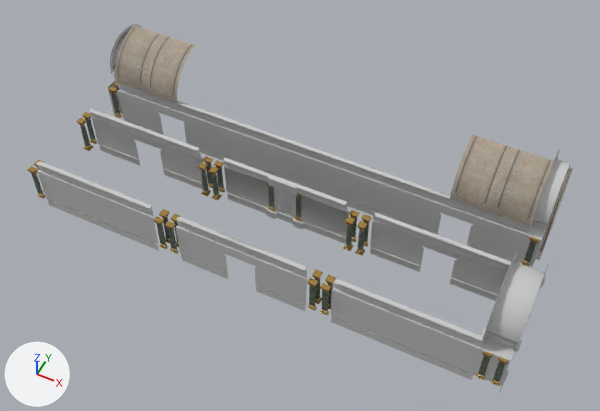
Two versions of the OBJ model 3D Obj/Hallway.obj, one commit apart.
Camera for both pictures: a 50 mm camera at (23.9, -16.7, 58.5) aimed at (1.8, 27.5, 3.3). Arrows for +X, +Y and +Z are at lower left; the lights stay in place. Where no turn or scale is listed for an object, it has been applied to the vertices.

Before the edit, the objects in view are built like this:
```python
me_gang_cap_bogen001 = bpy.data.meshes.new('Gang_Cap_Bogen001')
me_gang_cap_bogen001.from_pydata(...)  # 204 vertices, 330 faces; spans x 22.16..22.49, y 31.99..40.19, z 0.0..8.84
me_gang_cap_bogen001.materials.append(mat_material__921)  # picture img_caps_jpg
me_gang_cap_bogen002 = bpy.data.meshes.new('Gang_Cap_Bogen002')
me_gang_cap_bogen002.from_pydata(...)  # 204 vertices, 330 faces; spans x -22.13..-21.8, y 31.99..40.19, z 0.0..8.84
me_gang_cap_bogen002.materials.append(mat_material__921)  # picture img_caps_jpg
me_gang_wand_standart068 = bpy.data.meshes.new('Gang_Wand_Standart068')
me_gang_wand_standart068.from_pydata(...)  # 32 vertices, 28 faces; spans x 8.61..14.84, y 19.52..19.93, z 0.0..5.64
me_gang_wand_standart068.materials.append(mat_corridor)  # its picture is missing
ob_gang_cap_bogen001 = bpy.data.objects.new('Gang_Cap_Bogen001', me_gang_cap_bogen001)
ob_gang_cap_bogen001.location = (0.0, 0.0, 0.0)
ob_gang_cap_bogen002 = bpy.data.objects.new('Gang_Cap_Bogen002', me_gang_cap_bogen002)
ob_gang_cap_bogen002.location = (0.0, 0.0, 0.0)
ob_gang_wand_standart068 = bpy.data.objects.new('Gang_Wand_Standart068', me_gang_wand_standart068)
ob_gang_wand_standart068.location = (0.0, 0.0, 0.0)
# also in view: 'Gang_Wand_Statue011' at (0.2, 27.6, 2.8); 'Gang_Wand_Tre_005' at (-14.5, 27.5, 2.8); 'Gang_Endstck071' at (22.2, 23.6, 4.9); 'Gang_Wand_Standart065' at (-11.4, 19.7, 2.8); 'Gang_Wand_Tre_004' at (0.2, 19.7, 2.8)
```
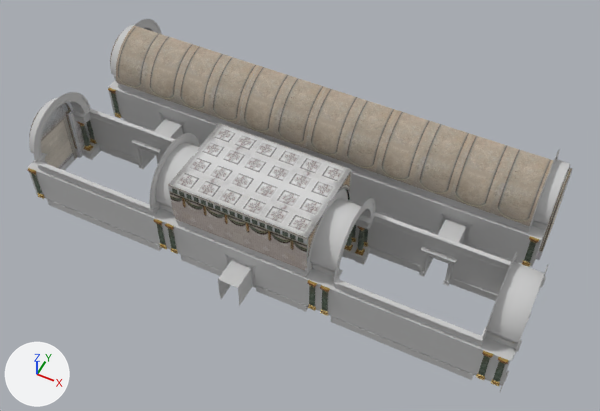
Pixel boxes [x1, y1, x2, y2] of what changed, in the pictures (600 x 411 px):
'Gang_Dach_Ecke002', added: after [168, 153, 328, 270]
'Gang_Dach_Ecke003', added: after [197, 123, 352, 202]
'Gang_Dach_Bogen_Var003', added: after [376, 111, 473, 199]
'Gang_Dach_Bogen_Var004', added: after [306, 88, 398, 173]
'Gang_Dach_Bogen_Var005', added: after [240, 66, 327, 148]
'Gang_Dach_Bogen_Var006', added: after [177, 45, 259, 125]
'Gang_Endstck072', added: after [305, 189, 375, 317]
'Gang_Endstck073', added: after [149, 133, 200, 260]
'Gang_Cap_Bogen003', added: after [29, 100, 87, 174]
'Gang_Endstck_Var013', added: after [27, 92, 101, 204]
'Door004', added: after [218, 254, 256, 306]
'Door008', added: after [438, 213, 474, 245]
'Gang_Endstck_Var012', added: after [108, 19, 162, 118]
'Door006', added: after [419, 246, 457, 286]
'Door007', added: after [154, 112, 185, 139]
'Door005', added: after [131, 139, 161, 169]
'Gang_Wand_Statue011', unchanged, covered by the edit: before [223, 157, 349, 244]

Edits to the bpy script that builds the scene:
```text
Add ob_gang_endstck_var013:
    ob_gang_endstck_var013 = bpy.data.objects.new('Gang_Endstck_Var013', me_gang_endstck_var013)  # 440 vertices, 734 faces; spans x -21.8..-20.39, y 19.53..27.73, z 0.0..9.74; in mat_corridor (its picture is missing)
    ob_gang_endstck_var013.location = (0.0, 0.0, 0.0)
Add ob_gang_endstck_var012:
    ob_gang_endstck_var012 = bpy.data.objects.new('Gang_Endstck_Var012', me_gang_endstck_var012)  # 440 vertices, 734 faces; spans x -21.8..-20.39, y 31.99..40.19, z 0.0..9.74; in mat_corridor (its picture is missing)
    ob_gang_endstck_var012.location = (0.0, 0.0, 0.0)
Add ob_gang_endstck073:
    ob_gang_endstck073 = bpy.data.objects.new('Gang_Endstck073', me_gang_endstck073)  # 683 vertices, 1204 faces; spans x -8.56..-5.73, y 19.53..27.73, z 0.0..9.74; in mat_corridor (its picture is missing)
    ob_gang_endstck073.location = (0.0, 0.0, 0.0)
Add ob_gang_endstck072:
    ob_gang_endstck072 = bpy.data.objects.new('Gang_Endstck072', me_gang_endstck072)  # 683 vertices, 1204 faces; spans x 6.09..8.92, y 19.53..27.73, z 0.0..9.74; in mat_corridor (its picture is missing)
    ob_gang_endstck072.location = (0.0, 0.0, 0.0)
Add ob_gang_dach_ecke003:
    ob_gang_dach_ecke003 = bpy.data.objects.new('Gang_Dach_Ecke003', me_gang_dach_ecke003)  # 83 vertices, 121 faces; spans x -6.03..6.41, y 23.62..27.73, z 5.64..9.74; in mat_material__317 (picture img_roof_tiles_corner_jpg)
    ob_gang_dach_ecke003.location = (0.0, 0.0, 0.0)
Add ob_gang_dach_ecke002:
    ob_gang_dach_ecke002 = bpy.data.objects.new('Gang_Dach_Ecke002', me_gang_dach_ecke002)  # 83 vertices, 121 faces; spans x -6.05..6.4, y 19.52..23.63, z 5.64..9.74; in mat_material__317 (picture img_roof_tiles_corner_jpg)
    ob_gang_dach_ecke002.location = (0.0, 0.0, 0.0)
Add ob_gang_dach_bogen_var006:
    ob_gang_dach_bogen_var006 = bpy.data.objects.new('Gang_Dach_Bogen_Var006', me_gang_dach_bogen_var006)  # 38 vertices, 36 faces; spans x -13.53..-6.68, y 31.98..36.09, z 5.64..9.74; in mat_material__887 (picture img_bricks_jpg)
    ob_gang_dach_bogen_var006.location = (0.0, 0.0, 0.0)
Add ob_gang_dach_bogen_var005:
    ob_gang_dach_bogen_var005 = bpy.data.objects.new('Gang_Dach_Bogen_Var005', me_gang_dach_bogen_var005)  # 38 vertices, 36 faces; spans x -6.66..0.19, y 31.98..36.09, z 5.64..9.74; in mat_material__887 (picture img_bricks_jpg)
    ob_gang_dach_bogen_var005.location = (0.0, 0.0, 0.0)
Add ob_gang_dach_bogen_var004:
    ob_gang_dach_bogen_var004 = bpy.data.objects.new('Gang_Dach_Bogen_Var004', me_gang_dach_bogen_var004)  # 38 vertices, 36 faces; spans x 0.21..7.06, y 31.98..36.09, z 5.64..9.74; in mat_material__887 (picture img_bricks_jpg)
    ob_gang_dach_bogen_var004.location = (0.0, 0.0, 0.0)
Add ob_gang_dach_bogen_var003:
    ob_gang_dach_bogen_var003 = bpy.data.objects.new('Gang_Dach_Bogen_Var003', me_gang_dach_bogen_var003)  # 38 vertices, 36 faces; spans x 7.06..13.91, y 31.98..36.09, z 5.64..9.74; in mat_material__887 (picture img_bricks_jpg)
    ob_gang_dach_bogen_var003.location = (0.0, 0.0, 0.0)
Add ob_gang_cap_bogen003:
    ob_gang_cap_bogen003 = bpy.data.objects.new('Gang_Cap_Bogen003', me_gang_cap_bogen003)  # 204 vertices, 330 faces; spans x -22.13..-21.81, y 19.53..27.73, z 0.0..8.84; in mat_material__921 (picture img_caps_jpg)
    ob_gang_cap_bogen003.location = (0.0, 0.0, 0.0)
Add ob_door008:
    ob_door008 = bpy.data.objects.new('Door008', me_door008)  # 228 vertices, 398 faces; spans x 13.28..16.4, y 29.86..32.41, z 0.0..3.54; in mat_door (its picture is missing)
    ob_door008.location = (0.0, 0.0, 0.0)
Add ob_door007:
    ob_door007 = bpy.data.objects.new('Door007', me_door007)  # 228 vertices, 398 faces; spans x -16.04..-12.92, y 29.86..32.41, z 0.0..3.54; in mat_door (its picture is missing)
    ob_door007.location = (0.0, 0.0, 0.0)
Add ob_door006:
    ob_door006 = bpy.data.objects.new('Door006', me_door006)  # 228 vertices, 398 faces; spans x 13.28..16.4, y 27.31..29.86, z 0.0..3.54; in mat_door (its picture is missing)
    ob_door006.location = (0.0, 0.0, 0.0)
Add ob_door005:
    ob_door005 = bpy.data.objects.new('Door005', me_door005)  # 228 vertices, 398 faces; spans x -16.04..-12.92, y 27.31..29.86, z 0.0..3.54; in mat_door (its picture is missing)
    ob_door005.location = (0.0, 0.0, 0.0)
Add ob_door004:
    ob_door004 = bpy.data.objects.new('Door004', me_door004)  # 228 vertices, 398 faces; spans x -1.38..1.74, y 17.39..19.94, z 0.0..3.54; in mat_door (its picture is missing)
    ob_door004.location = (0.0, 0.0, 0.0)
```
